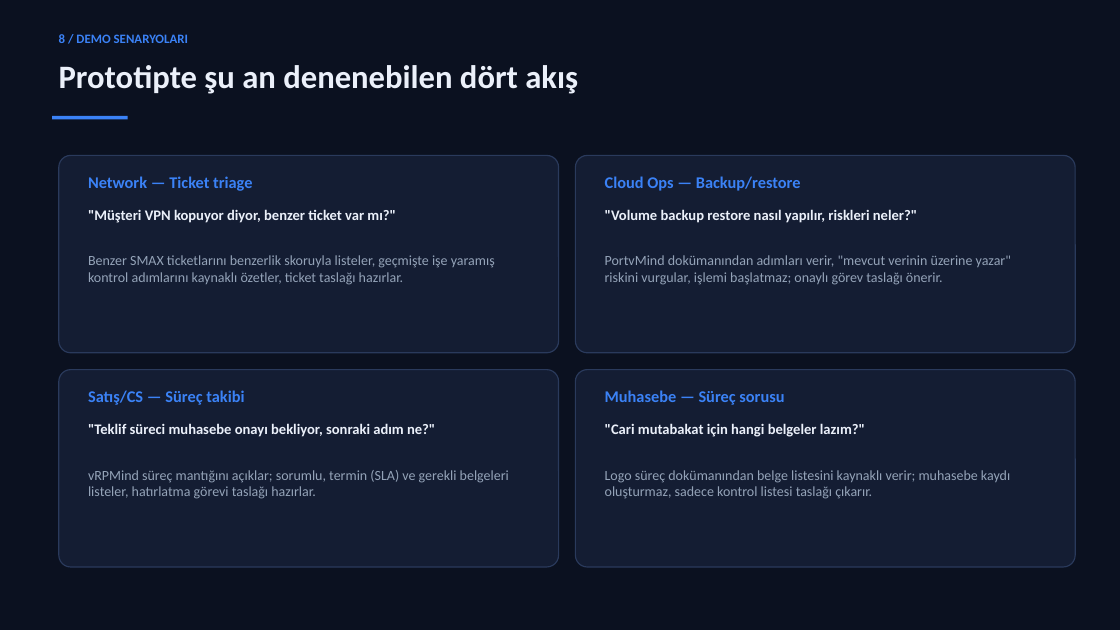
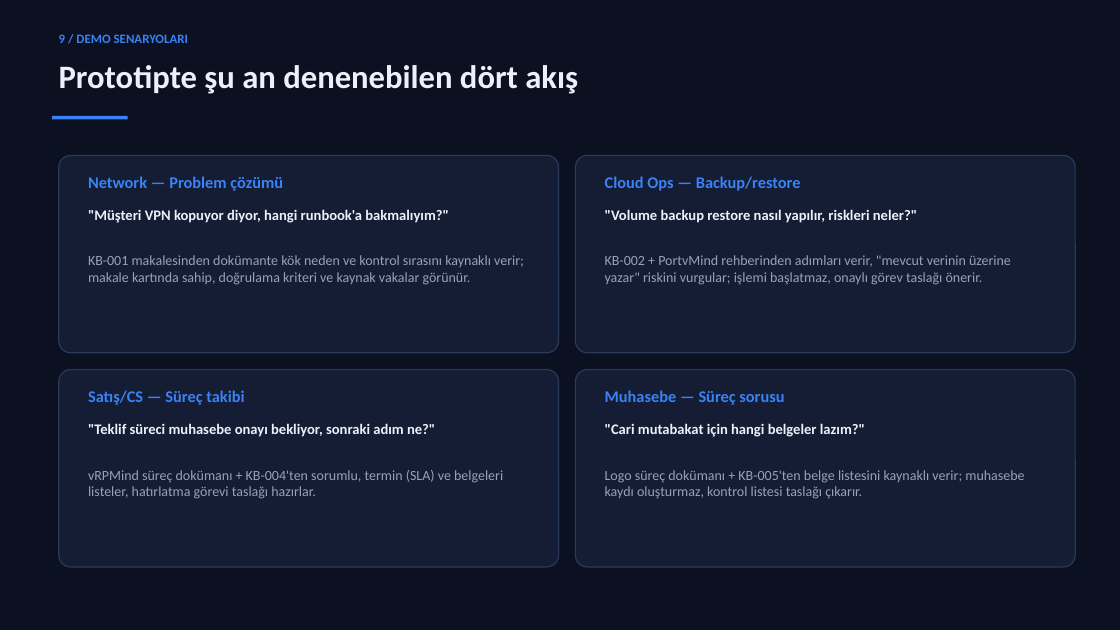
Before and after one commit to Emirdumn/vmind-orchestration, a slide deck: slide 10 of outputs/VMind-Agentic-Operations-Hub-Sunum.pptx (slide 9 before the commit). Drawn at 1120x630 pixels with LibreOffice and Linux fonts; fonts in the diff are those of the drawing. Boxes give left, top, right and bottom in pixels: in the first picture for what was removed or moved away, otherwise in the second. Text is boxed around its words. In the diff, an @@ line names an element or a change of style, - is before the commit and + after.

```diff
--- a/outputs/VMind-Agentic-Operations-Hub-Sunum.pptx
+++ b/outputs/VMind-Agentic-Operations-Hub-Sunum.pptx
@@ text at [59, 34, 188, 43]: text changed @@
-8 / DEMO SENARYOLARI
+9 / DEMO SENARYOLARI
@@ text at [88, 176, 283, 191]: text changed @@
-Network — Ticket triage
+Network — Problem çözümü
@@ text at [88, 209, 449, 223]: text changed @@
-"Müşteri VPN kopuyor diyor, benzer ticket var mı?"
+"Müşteri VPN kopuyor diyor, hangi runbook'a bakmalıyım?"
@@ text at [88, 255, 524, 285]: text changed @@
-Benzer SMAX ticketlarını benzerlik skoruyla listeler, geçmişte işe yaramış kontrol adımlarını kaynaklı özetler, ticket taslağı hazırlar.
+KB-001 makalesinden dokümante kök neden ve kontrol sırasını kaynaklı verir; makale kartında sahip, doğrulama kriteri ve kaynak vakalar görünür.
@@ text at [605, 255, 1011, 285]: text changed @@
-PortvMind dokümanından adımları verir, "mevcut verinin üzerine yazar" riskini vurgular, işlemi başlatmaz; onaylı görev taslağı önerir.
+KB-002 + PortvMind rehberinden adımları verir, "mevcut verinin üzerine yazar" riskini vurgular; işlemi başlatmaz, onaylı görev taslağı önerir.
@@ text at [88, 470, 503, 499]: text changed @@
-vRPMind süreç mantığını açıklar; sorumlu, termin (SLA) ve gerekli belgeleri listeler, hatırlatma görevi taslağı hazırlar.
+vRPMind süreç dokümanı + KB-004'ten sorumlu, termin (SLA) ve belgeleri listeler, hatırlatma görevi taslağı hazırlar.
@@ text at [605, 470, 1024, 499]: text changed @@
-Logo süreç dokümanından belge listesini kaynaklı verir; muhasebe kaydı oluşturmaz, sadece kontrol listesi taslağı çıkarır.
+Logo süreç dokümanı + KB-005'ten belge listesini kaynaklı verir; muhasebe kaydı oluşturmaz, kontrol listesi taslağı çıkarır.
```
Also in this commit, not shown: 10 other slides changed, 2 slides added, 1 slide removed, 30 other files.
